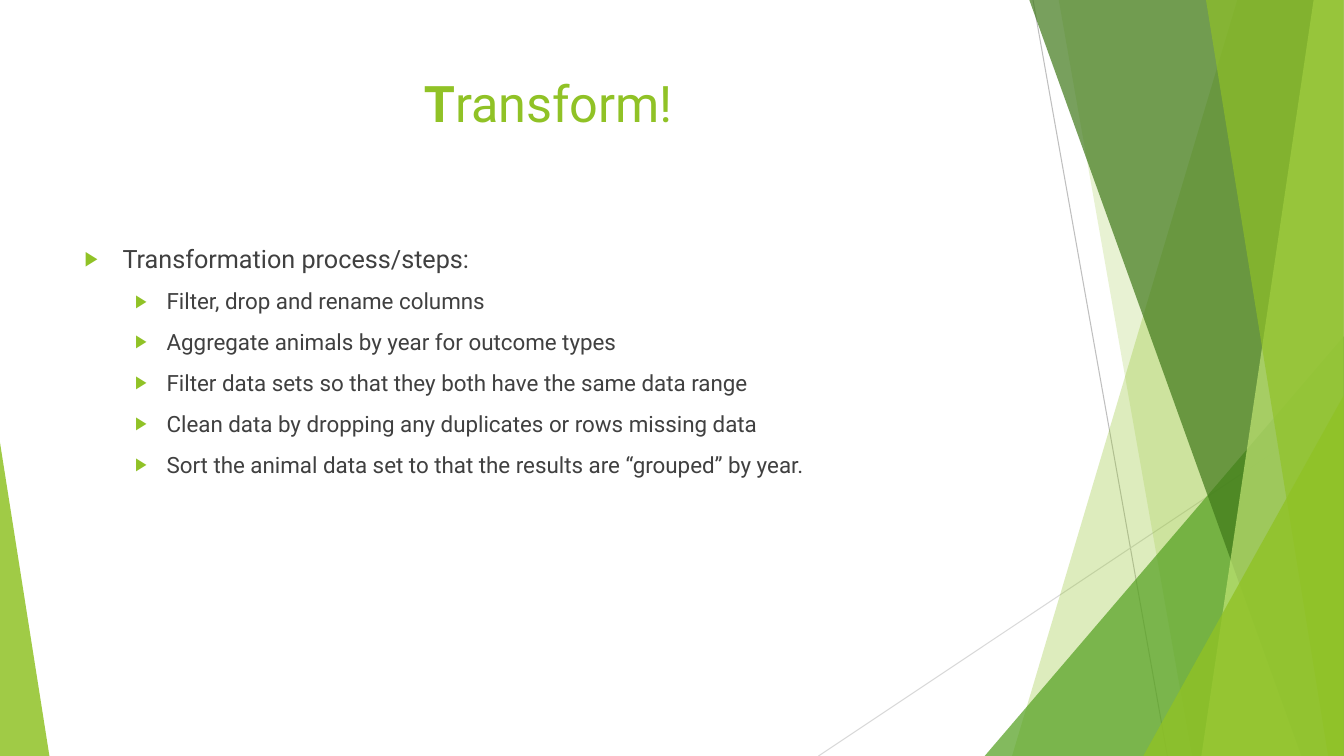
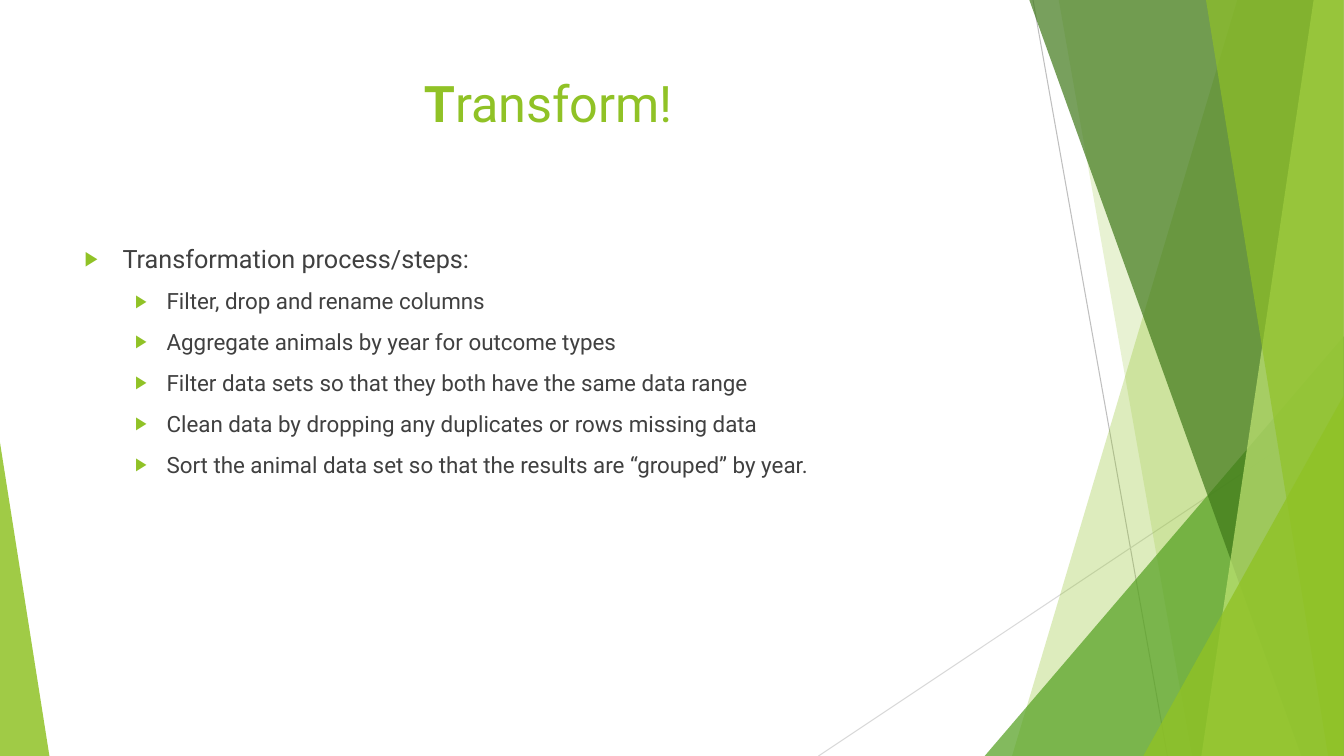
Before and after one commit to Kerrykova/ETLProject, a slide deck: slide 4 of ETL PROJECT POWERPOINT.pptx. Drawn at 1344x756 pixels with LibreOffice and Linux fonts; fonts in the diff are those of the drawing. Boxes give left, top, right and bottom in pixels: in the first picture for what was removed or moved away, otherwise in the second. Text is boxed around its words. In the diff, an @@ line names an element or a change of style, - is before the commit and + after.

Commit message:
presentation

```diff
--- a/ETL PROJECT POWERPOINT.pptx
+++ b/ETL PROJECT POWERPOINT.pptx
@@ text at [167, 456, 808, 478]: text changed @@
-  ▶ Sort the animal data set to that the results are “grouped” by year.
+  ▶ Sort the animal data set so that the results are “grouped” by year.
```
Also in this commit, not shown: 2 other slides changed, 1 other file.
